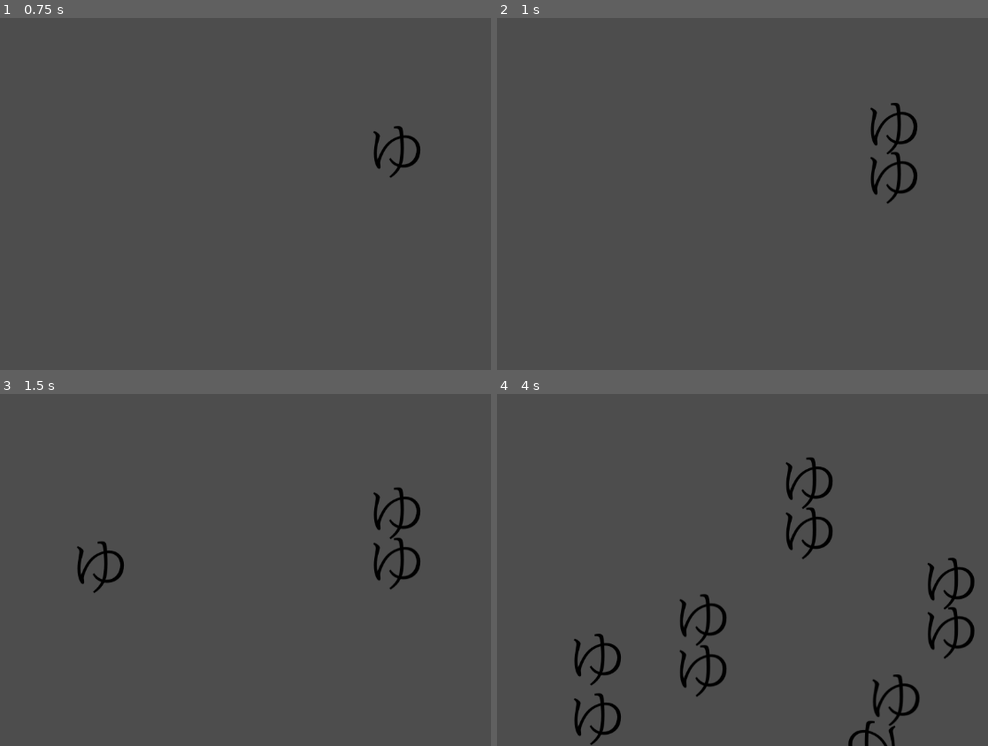
Above: before the commit, frames 1-4 (two rows, left to right).
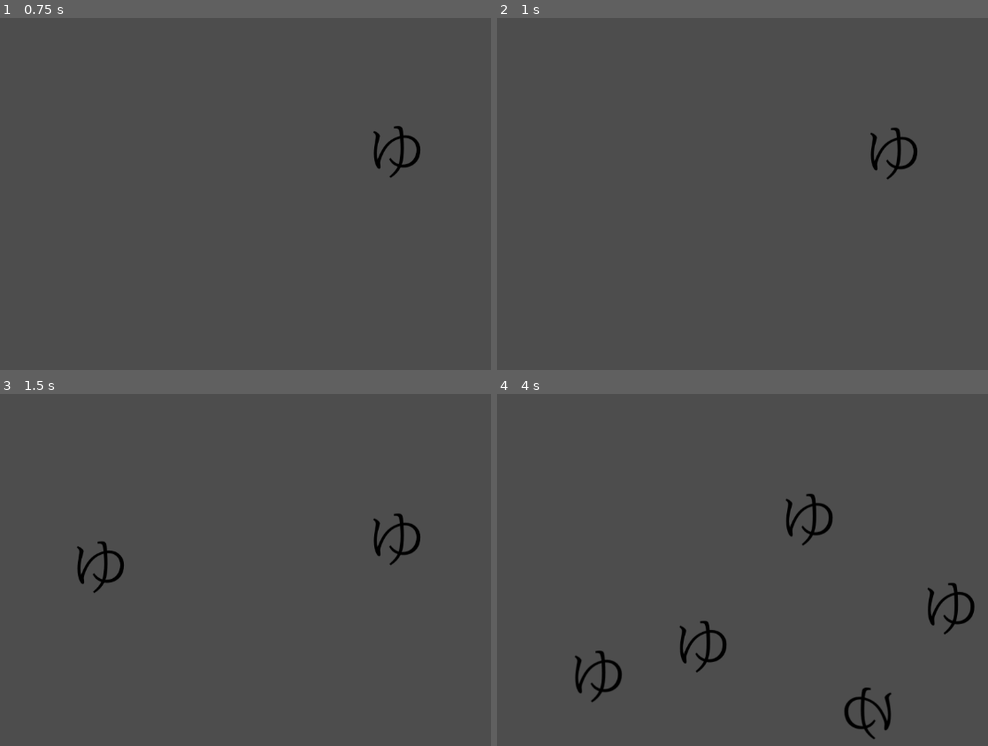
Above: after the commit, the same moments.

Repository: geometriccross/aquarium
Game: Godot game, scene res://tscn/spawner.tscn
Same seed, same stepped clock (60 frames per second), same inputs: the game is played once before the commit and once after it. This scene is started directly instead of the project's main scene.
Inputs (mouse positions are in pixels of both pictures, inside the frame that each line leads up to):
- Up to frame 1 (0.75 s): tap Enter at 0.5 s; move the mouse to (397, 151) at 0.52 s; hold D from 0.53 s (still down); click (397, 151) at 0.67 s
- Up to frame 2 (1 s): keep holding D
- Up to frame 3 (1.5 s): move the mouse to (98, 566) at 1.27 s; release D at 1.28 s; hold S from 1.28 s (still down); click (98, 566) at 1.42 s
- Up to frame 4 (4 s): move the mouse to (806, 460) at 2.02 s; release S at 2.03 s; hold D 2.03-2.78 s; click (806, 460) at 2.17 s; move the mouse to (703, 626) at 2.77 s; hold W 2.78-3.53 s; click (703, 626) at 2.92 s; move the mouse to (948, 608) at 3.52 s; hold A from 3.53 s (still down); click (948, 608) at 3.67 s

Frame 1 is identical in both runs. In frame 2, 0.9% of the frame differs, in the area x 76-86%, y 24-53%; in frame 3, 0.9%; in frame 4, 4.6%, in the area x 15-98%, y 18-100%.

Commit message:
条件を変更

Diff:
--- a/src/spawner.gd
+++ b/src/spawner.gd
@@ -3,7 +3,7 @@
 const fish_scene = preload("res://tscn/fish.tscn")
 
 func _input(event):
-	if event is InputEventMouseButton and event.button_index == MOUSE_BUTTON_LEFT:
+	if event is InputEventMouseButton and event.is_pressed():
 		var ins = fish_scene.instantiate()
 		get_tree().get_root().add_child(ins) #これがないとmainシーンに追加されない
 		ins.position = event.position
